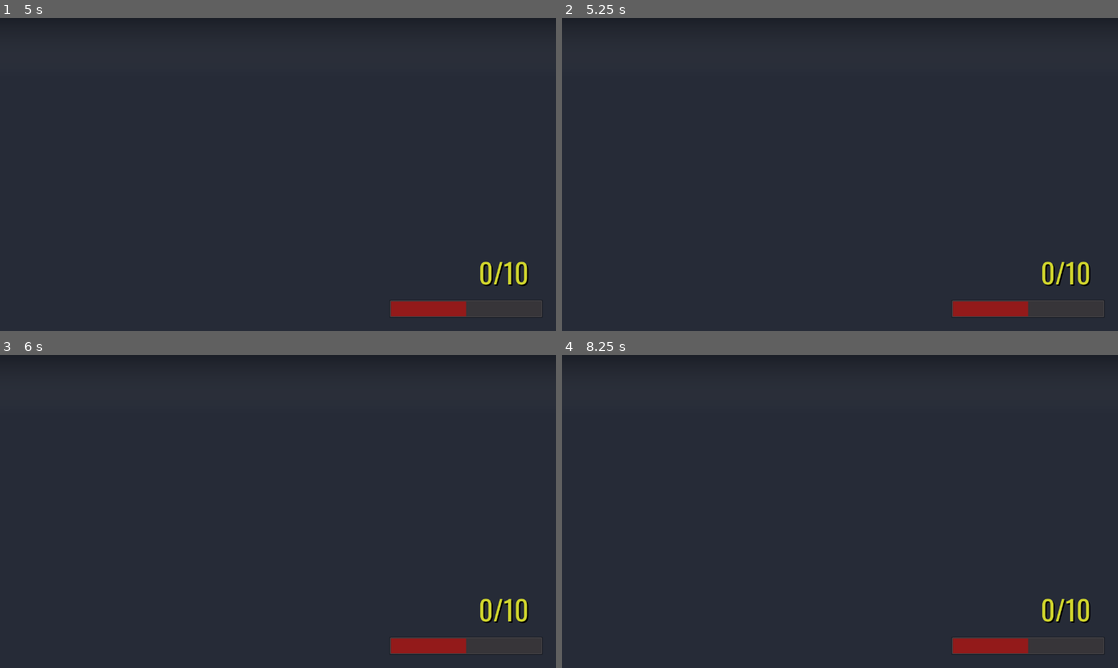
Above: before the commit, frames 1-4 (two rows, left to right).
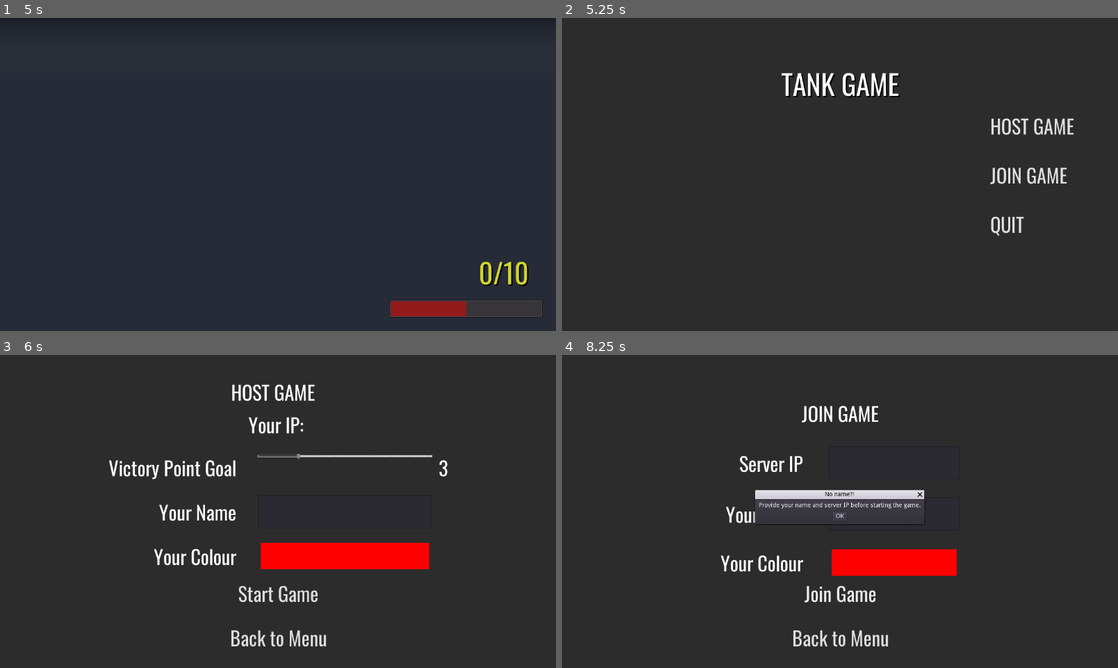
Above: after the commit, the same moments.

Repository: Joe676/Largely-Untitled-Tank-Game
Game: Godot game, scene res://Player/Tank.tscn
The game is run twice, just before and just after one commit, with the same random seed, the same clock (stepped at 60 frames per second) and the same inputs. This scene is started directly instead of the project's main scene.
Inputs (mouse positions are in pixels of both pictures, inside the frame that each line leads up to):
- Up to frame 1 (5 s): tap Enter at 0.5, 2, 3.5 s; move the mouse to (400, 158) at 0.52 s; hold D (Right) 0.53-1.25 s; click (400, 158) at 0.6 s; tap Space at 1.25, 2.75, 4.25 s; drag from (166, 190) to (250, 237) at 1.27 s; move the mouse to (333, 105) at 2.02 s; hold D (Right) 2.03-2.75 s; tap Alt at 2.1 s; drag from (250, 237) to (111, 127) at 2.77 s; move the mouse to (444, 221) at 3.52 s; hold A (Left) 3.53-4.25 s; click (444, 221) at 3.6 s; drag from (111, 127) to (194, 96) at 4.27 s
- Up to frame 2 (5.25 s): move the mouse to (867, 174) at 5.02 s; hold Escape (go_back_to_menu, bound only after the commit) from 5.03 s (still down); tap Alt at 5.1 s; click (867, 174) at 5.17 s
- Up to frame 3 (6 s): release Escape (go_back_to_menu, bound only after the commit) at 5.75 s; click (489, 461) at 5.75 s, where only the run after the commit has a clickable "HOST GAME"
- Up to frame 4 (8.25 s): click (840, 636) at 6.5 s, where only the run after the commit has a clickable "Back to Menu"; click (1051, 511) at 7.25 s, where only the run after the commit has a clickable "JOIN GAME"; click (840, 592) at 8 s, where only the run after the commit has a clickable "Join Game"

Frame 1 is identical in both runs. In frame 2, 3.1% of the frame differs, in the area x 39-98%, y 17-96%; in frame 3, 6.6%, in the area x 19-98%, y 9-96%; in frame 4, 6.6%.

Commit message:
First Final Thesis

Diff:
--- a/Godot Files/Objects/Bullet.gd
+++ b/Godot Files/Objects/Bullet.gd
@@ -82,9 +82,7 @@
 	var body = collision.collider
 	var damaged: bool = false
 	var postponed = []
-	# print(bounces_left)
 	for command in on_hit:
-		# print(command)
 		if command.get("postponed"):
 			postponed.append(command)
 		else:
@@ -92,7 +90,7 @@
 	if body.has_method("damage"):
 		body.damage(damage)
 		damaged = true
-	if (damaged or bounces_left == 0) and is_network_master():
+	if (damaged or bounces_left == 0) and get_tree().is_network_server():
 		rpc("destroy")
 		return
 	if bounces_left > 0:
@@ -103,8 +101,5 @@
 
 func bounce(collision: KinematicCollision):
 	var collision_normal = collision.normal
-	# print("normal ", collision_normal)
-	# print("old velocity ", velocity)
 	velocity = velocity.reflect(collision_normal) * -1
-	# print("new velocity ", velocity)
 	look_at(global_translation + velocity*500, Vector3.UP)
--- a/Godot Files/Objects/Cards/BaseCard.gd
+++ b/Godot Files/Objects/Cards/BaseCard.gd
@@ -21,6 +21,7 @@
 					player[key] *= attribute_changes[key][1]
 				"+":
 					player[key] += attribute_changes[key][1]
-	player["bullet_on_hit"].append_array(on_hit)
+	if player.get("bullet_on_hit") != null:
+		player["bullet_on_hit"].append_array(on_hit)
 	if player.get("cards") != null:
 		player["cards"].append(self)
--- a/Godot Files/Objects/Cards/CardsRepository.gd
+++ b/Godot Files/Objects/Cards/CardsRepository.gd
@@ -146,26 +146,26 @@
 		)
 
 onready var cards: Array = [
-	# tough_card,
-	# speedy_card,
-	# glass_cannon,
-	# cockroach_card,
-	# sniper_card,
-	# rubber_bullets_card,
-	# full_auto_card,
-	# granade_card,
+	tough_card,
+	speedy_card,
+	glass_cannon,
+	cockroach_card,
+	sniper_card,
+	rubber_bullets_card,
+	full_auto_card,
+	granade_card,
 	flame_card,
-	# life_steal_card,
-	# nuke_card,
-	# quick_reload_card,
-	# big_boy_card,
+	life_steal_card,
+	nuke_card,
+	quick_reload_card,
+	big_boy_card,
 	fragmentation_card,
 	freezing_bullet_card,
-	# cowboy_card,
-	# chaos_card,
+	cowboy_card,
+	chaos_card,
 	# knockback_card, #consider throwing this one away
 	# directed_bounce_card, #consider throwing this away - seems to not work properly
-	# tactical_advantage_card
+	tactical_advantage_card
 ]
 
 func get_random_card() -> BaseCard:
--- a/Godot Files/Player/TankProto.gd
+++ b/Godot Files/Player/TankProto.gd
@@ -144,8 +144,6 @@
 			else:
 				shoot()
 
-
-
 		# interpret inputs
 		velocity.z = forward_input*current_speed
 		velocity += master_knockback_velocity
@@ -303,7 +301,6 @@
 		max_speed = 2
 
 func set_player_colour(new_colour: Color):
-	# print("changing the colour of ", name, " to ", new_colour)
 	player_colour = new_colour
 
 	var body_mesh: Mesh = $Model/Body/Body.mesh
--- a/Godot Files/Resources/GlobalScripts/GameState.gd
+++ b/Godot Files/Resources/GlobalScripts/GameState.gd
@@ -34,6 +34,7 @@
 	number_of_players -= 1
 	players_info.erase(id)
 	emit_signal("player_registered")
+
 
 
 remote func register_player(info):
@@ -164,3 +165,18 @@
 
 func clear_players():
 	players_info.clear()
+
+func reset_game():
+	number_of_players = 1
+	dead_players = []
+	waiting_for= 0
+	vp_goal = 3
+	last_winner_id = ""
+	players_info = {}
+	my_info = {name = "", colour = Color(1, 0, 0, 1), vp = 0, current_health = 100, max_health = 100}
+	state = State.IN_LOBBY
+
+func _input(event):
+	if event.is_action_pressed("go_back_to_menu"):
+		Network.disconnect_from_network()
+		get_tree().change_scene("res://UI/MainMenu.tscn")
--- a/Godot Files/Resources/GlobalScripts/Global.gd
+++ b/Godot Files/Resources/GlobalScripts/Global.gd
@@ -60,7 +60,8 @@
 static func remove_all_children(node):
 	for child in node.get_children():
 		node.remove_child(child)
-		child.queue_free()
+		if not child.is_queued_for_deletion():
+			child.queue_free()
 
 func get_all_players():
 	var all_nodes = PersistentNodes.get_children()
--- a/Godot Files/Resources/GlobalScripts/Network.gd
+++ b/Godot Files/Resources/GlobalScripts/Network.gd
@@ -7,6 +7,7 @@
 var client = null
 
 var has_server_kicked: bool = false
+var has_player_disconnected: bool = false
 
 var ip_address : String = ""
 
@@ -37,9 +38,7 @@
 	Global.instance_player(get_tree().get_network_unique_id())
 
 func _server_disconnected() -> void:
-	get_tree().network_peer = null
-	Global.remove_all_children(PersistentNodes)
-	GameState.clear_players()
+	disconnect_from_network()
 	has_server_kicked = true
 	get_tree().change_scene("res://UI/MainMenu.tscn")
 
@@ -50,6 +49,10 @@
 	if PersistentNodes.has_node(str(id)):
 		PersistentNodes.get_node(str(id)).queue_free()
 
+	if GameState.state != GameState.State.IN_LOBBY:
+		has_player_disconnected = true
+		get_tree().change_scene("res://UI/MainMenu.tscn")
+
 func set_puppet_networked_object_name_index(new_value) -> void:
 	networked_object_name_index = new_value
 
@@ -59,7 +62,9 @@
 		rset("puppet_networked_object_name_index", networked_object_name_index)
 
 func disconnect_from_network():
-	get_tree().network_peer.close_connection()
-	get_tree().network_peer = null
+	if get_tree().network_peer != null:
+		get_tree().network_peer.close_connection()
+		get_tree().network_peer = null
 	Global.remove_all_children(PersistentNodes)
 	GameState.clear_players()
+	GameState.reset_game()
--- a/Godot Files/UI/Lobby.gd
+++ b/Godot Files/UI/Lobby.gd
@@ -21,7 +21,7 @@
 	table.set_column_title(0, "Name")
 	table.set_column_title(1, "Colour")
 	# table.set_column_title(2, "id")
-	var root = table.create_item()
+	table.create_item()
 	table.set_hide_root(true)
 
 	# if not get_tree().is_network_server(): # for the future
--- a/Godot Files/UI/MainMenu.gd
+++ b/Godot Files/UI/MainMenu.gd
@@ -1,11 +1,17 @@
 extends Control
 
 onready var kicked_popup = $KickedPopup
+onready var player_disconnected_popup = $PlayerDisconnected
 
 func _ready():
+	Network.disconnect_from_network()
 	if Network.has_server_kicked:
 		kicked_popup.popup_centered()
 		Network.has_server_kicked = false
+	elif Network.has_player_disconnected:
+		player_disconnected_popup.popup_centered()
+		Network.has_player_disconnected = false
+
 
 func _on_HostButton_pressed():
 	get_tree().change_scene("res://UI/HostMenu.tscn")
--- a/Godot Files/UI/MainMenu.tscn
+++ b/Godot Files/UI/MainMenu.tscn
@@ -115,6 +115,12 @@
 window_title = "Server kicked you!"
 dialog_text = "Lost connection to server!"
 
+[node name="PlayerDisconnected" type="AcceptDialog" parent="."]
+margin_right = 83.0
+margin_bottom = 58.0
+window_title = "Player disconnected!"
+dialog_text = "A player disconnected!"
+
 [connection signal="pressed" from="Buttons/HostButton" to="." method="_on_HostButton_pressed"]
 [connection signal="pressed" from="Buttons/JoinButton" to="." method="_on_JoinButton_pressed"]
 [connection signal="pressed" from="Buttons/QuitButton" to="." method="_on_QuitButton_pressed"]
--- a/Godot Files/project.godot
+++ b/Godot Files/project.godot
@@ -155,6 +155,11 @@
 "events": [ Object(InputEventMouseButton,"resource_local_to_scene":false,"resource_name":"","device":0,"alt":false,"shi …(212 unchanged characters)…
  ]
 }
+go_back_to_menu={
+"deadzone": 0.5,
+"events": [ Object(InputEventKey,"resource_local_to_scene":false,"resource_name":"","device":0,"alt":false,"shift":false,"control":false,"meta":false,"command":false,"pressed":false,"scancode":16777217,"physical_scancode":0,"unicode":0,"echo":false,"script":null)
+ ]
+}
 
 [logging]
 
Not shown, added: Latex/Thesis_wit_friendly/Images/development/tank_tree.png
Not shown, added: Latex/Thesis_wit_friendly/Images/development/tests_result.png
Not shown, changed: Latex/Thesis_wit_friendly/chapters/conclusion.tex
Not shown, changed: Latex/Thesis_wit_friendly/chapters/design.tex
Not shown, changed: Latex/Thesis_wit_friendly/chapters/development.tex
Not shown, changed: Latex/Thesis_wit_friendly/chapters/prototype.tex
Not shown, changed: Latex/Thesis_wit_friendly/thesis.pdf
Not shown, changed: Models/tank.blend
Not shown, changed: Models/tank.blend1
